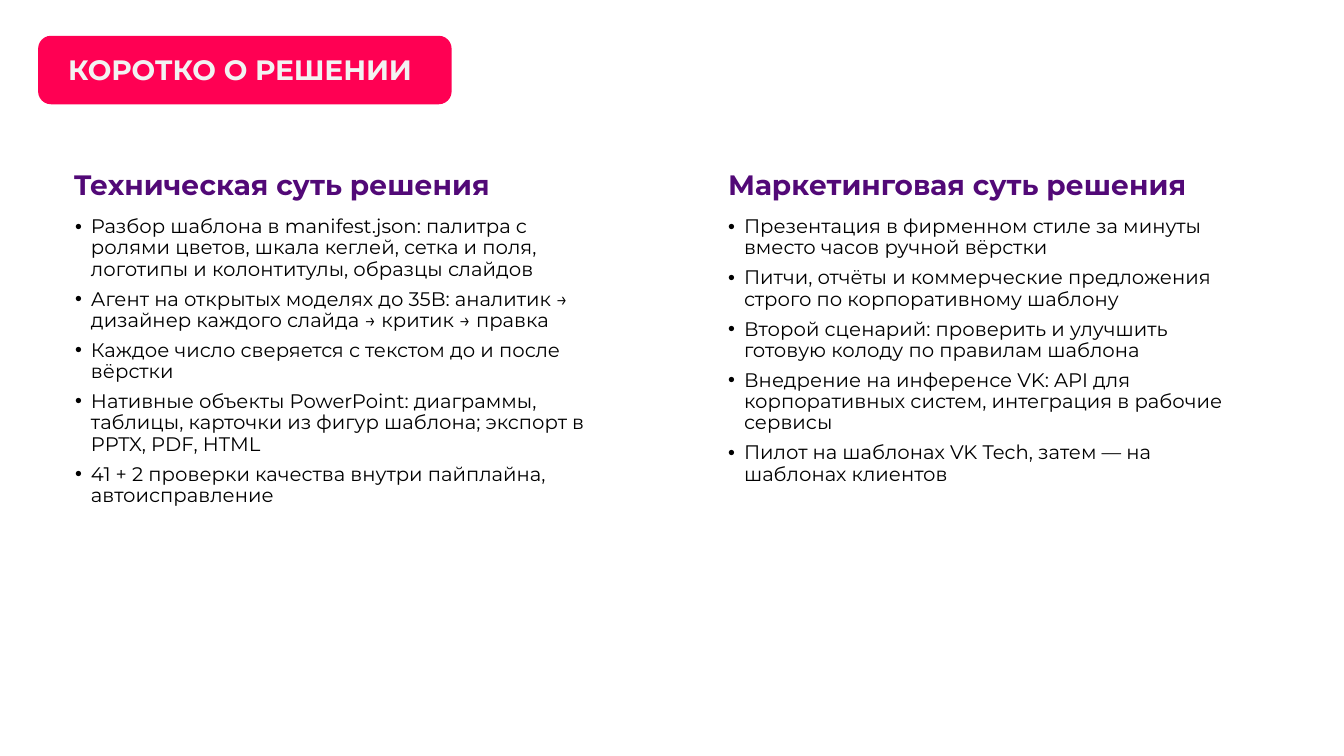
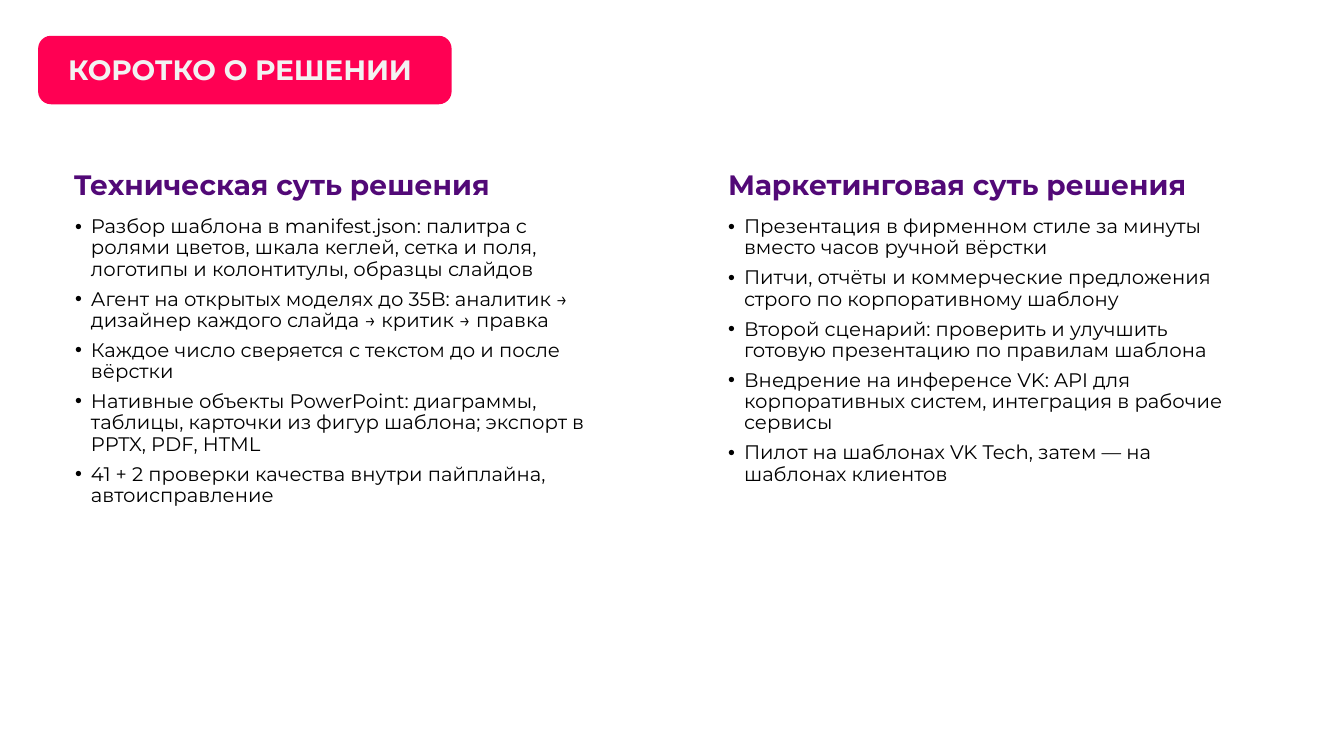
Before and after one commit to hl0pch1k/verstka, a slide deck: slide 5 of docs/presentation/verstka-pitch.pptx. Drawn at 1344x756 pixels with LibreOffice and Linux fonts; fonts in the diff are those of the drawing; background and template pictures are left out. Boxes give left, top, right and bottom in pixels: in the first picture for what was removed or moved away, otherwise in the second. Text is boxed around its words. In the diff, an @@ line names an element or a change of style, - is before the commit and + after.

```diff
--- a/docs/presentation/verstka-pitch.pptx
+++ b/docs/presentation/verstka-pitch.pptx
@@ text at (744,321,1206,361): text changed @@
-• Второй сценарий: проверить и улучшить готовую колоду по правилам шаблона
+• Второй сценарий: проверить и улучшить готовую презентацию по правилам шаблона
```
Also in this commit, not shown: 12 other slides changed, 3 other files.
